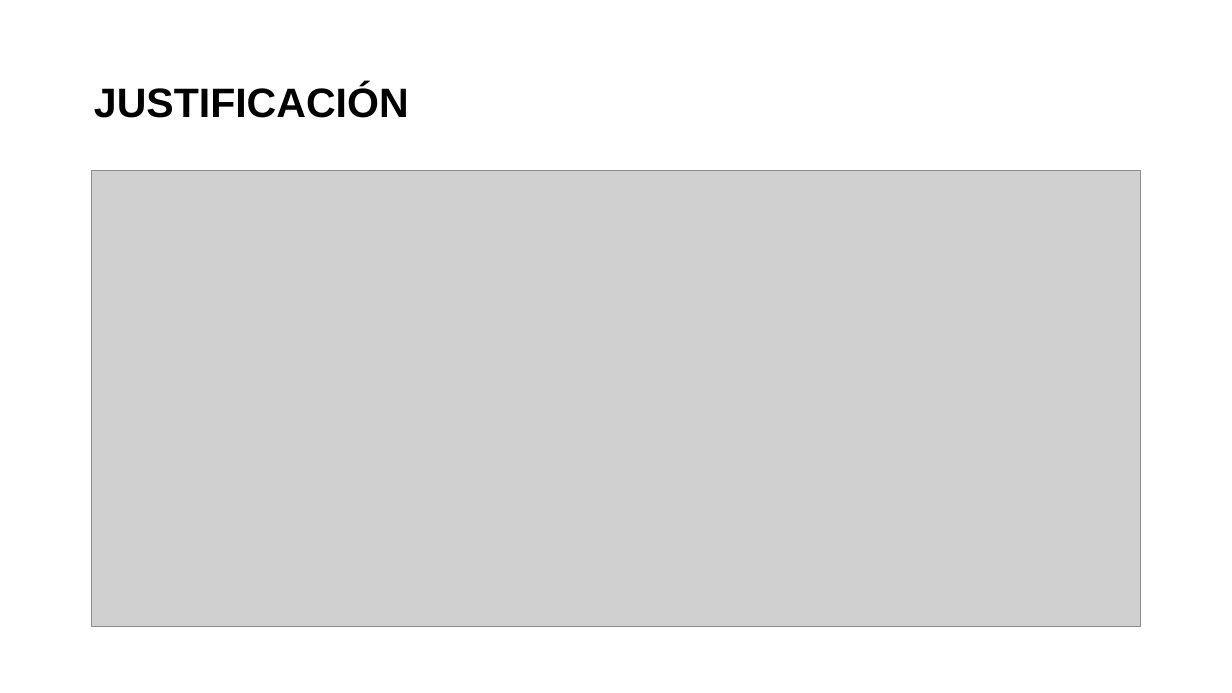
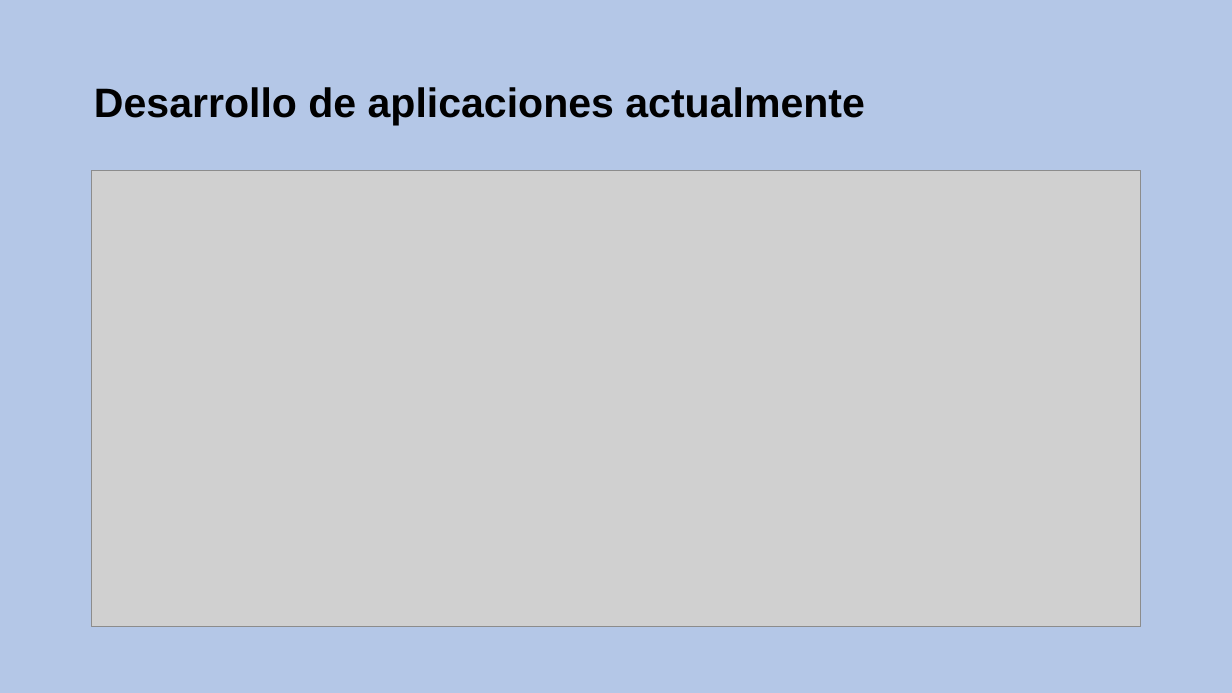
Before and after one commit to CesarFlick/shule-server-repositorio, a slide deck: slide 4 of INSTITUTO POLITÉCNICO NACIONAL.pptx. Drawn at 1232x693 pixels with LibreOffice and Linux fonts; fonts in the diff are those of the drawing; grey boxes stand for pictures. Boxes give left, top, right and bottom in pixels: in the first picture for what was removed or moved away, otherwise in the second. Text is boxed around its words. In the diff, an @@ line names an element or a change of style, - is before the commit and + after.

```diff
--- a/INSTITUTO POLITÉCNICO NACIONAL.pptx
+++ b/INSTITUTO POLITÉCNICO NACIONAL.pptx
@@ background #FFFFFF to #B4C7E7 @@
@@ title at <box>94,87,865,125</box>: text changed @@
-JUSTIFICACIÓN
+Desarrollo de aplicaciones actualmente
```
Also in this commit, not shown: 11 other slides changed, 1 slide added, 1 slide removed, 21 other files.
